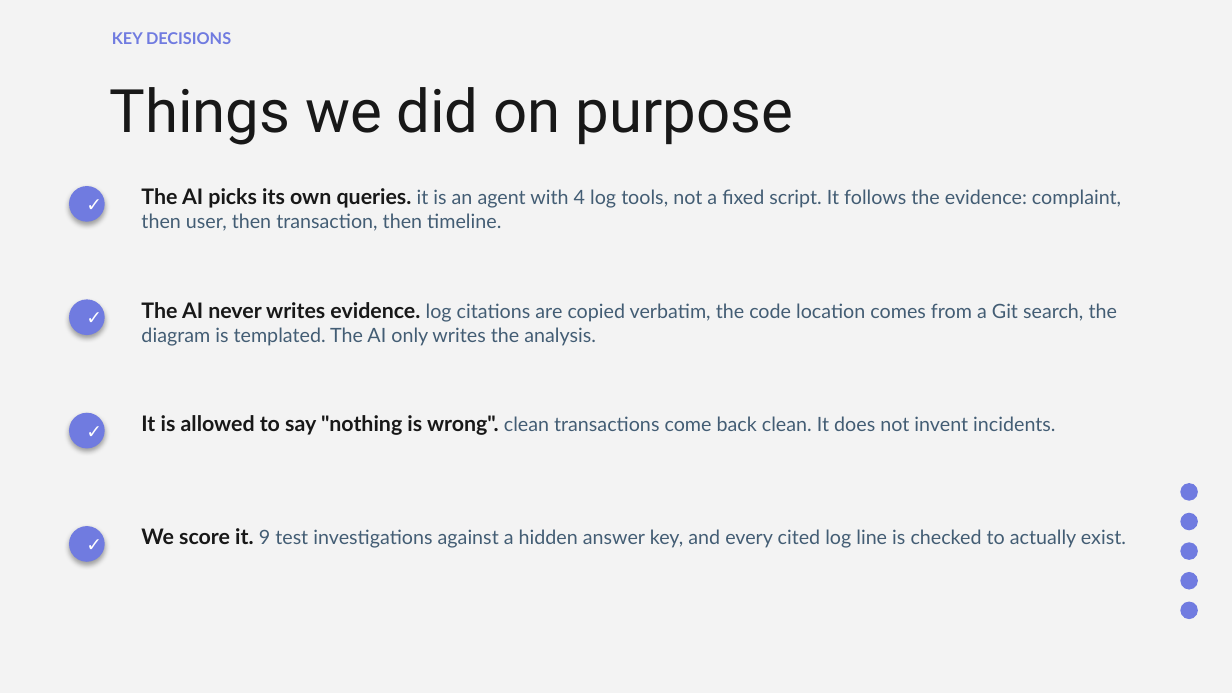
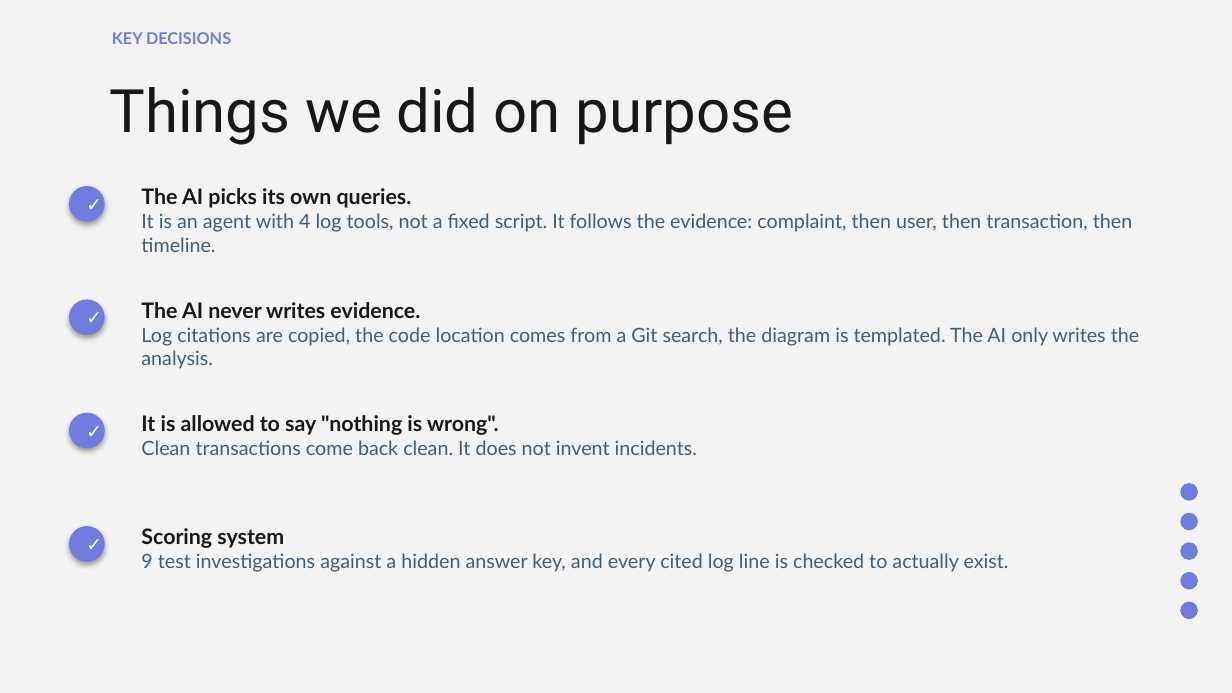
Before and after one commit to aadityaincode/Sherlog, a slide deck: slide 8 of sherlog-slides.pptx. Drawn at 1232x693 pixels with LibreOffice and Linux fonts; fonts in the diff are those of the drawing. Boxes give left, top, right and bottom in pixels: in the first picture for what was removed or moved away, otherwise in the second. Text is boxed around its words. In the diff, an @@ line names an element or a change of style, - is before the commit and + after.

Commit message:
Powerpoint Update

```diff
--- a/sherlog-slides.pptx
+++ b/sherlog-slides.pptx
@@ text at (x1=141, y1=188, x2=1132, y2=252): text changed @@
-The AI picks its own queries. it is an agent with 4 log tools, not a fixed script. It follows the evidence: complaint, then user, then transaction, then timeline.
+The AI picks its own queries.
+It is an agent with 4 log tools, not a fixed script. It follows the evidence: complaint, then user, then transaction, then timeline.
@@ text at (x1=141, y1=302, x2=1139, y2=369): text changed @@
-The AI never writes evidence. log citations are copied verbatim, the code location comes from a Git search, the diagram is templated. The AI only writes the analysis.
+The AI never writes evidence.
+Log citations are copied, the code location comes from a Git search, the diagram is templated. The AI only writes the analysis.
@@ text at (x1=141, y1=415, x2=697, y2=455): text changed @@
-It is allowed to say "nothing is wrong". clean transactions come back clean. It does not invent incidents.
+It is allowed to say "nothing is wrong".
+Clean transactions come back clean. It does not invent incidents.
@@ text at (x1=141, y1=528, x2=1009, y2=572): text changed @@
-We score it. 9 test investigations against a hidden answer key, and every cited log line is checked to actually exist.
+Scoring system
+9 test investigations against a hidden answer key, and every cited log line is checked to actually exist.
```
Also in this commit, not shown: 8 other slides changed, 1 slide removed.
